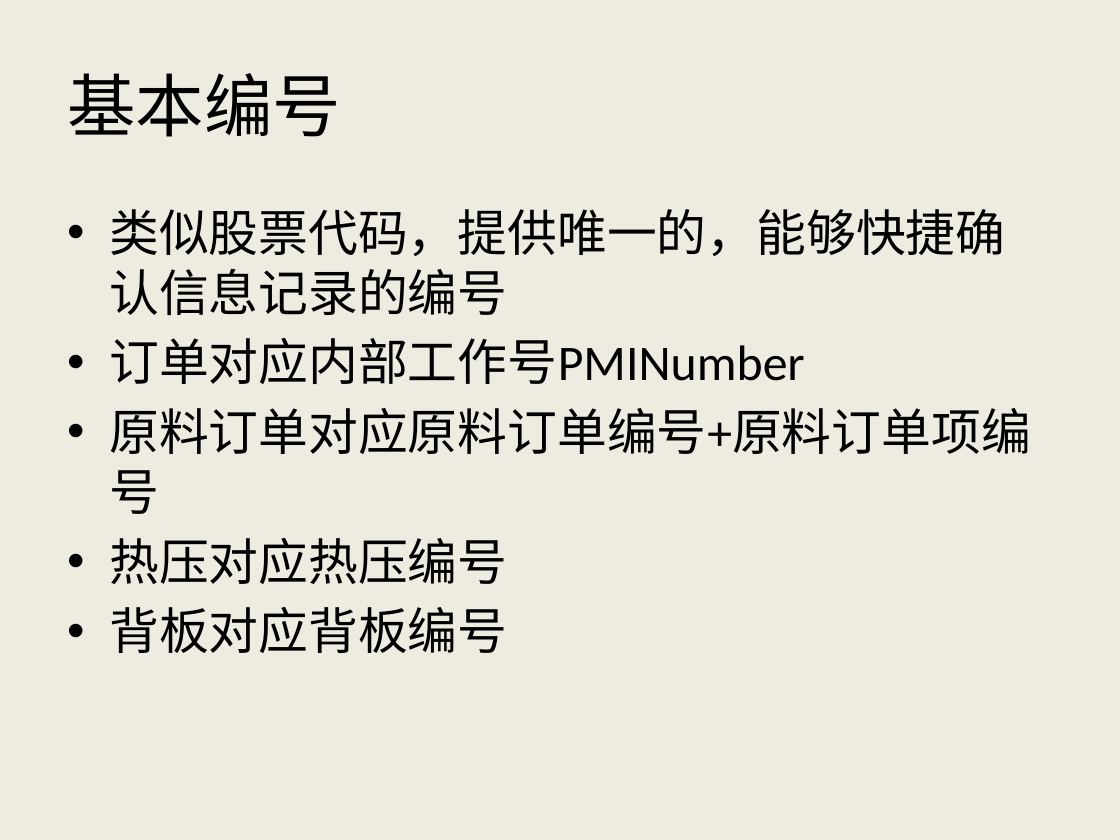
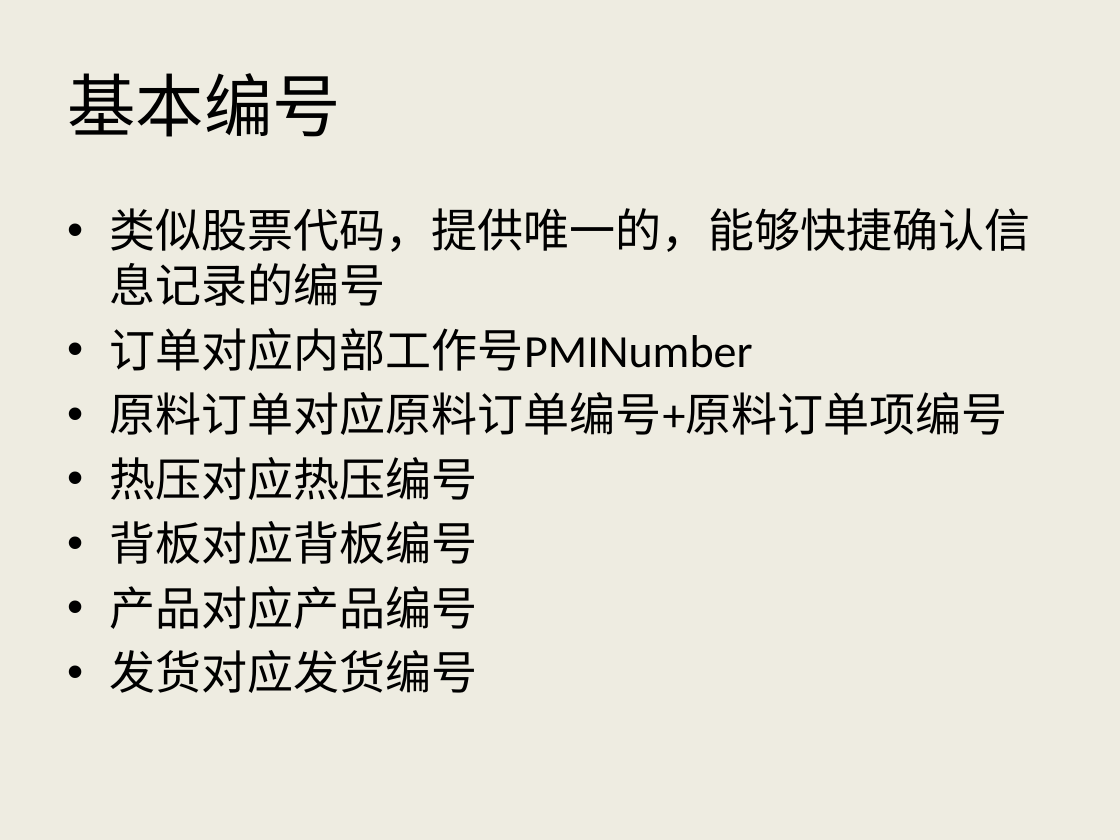
Before and after one commit to AlecSPb/PMS, a slide deck: slide 9 of PMSClient/Resource/Files/pmshelp_ch.pptx (slide 8 before the commit). Drawn at 1120x840 pixels with LibreOffice and Linux fonts; fonts in the diff are those of the drawing. Boxes give left, top, right and bottom in pixels: in the first picture for what was removed or moved away, otherwise in the second. Text is boxed around its words. In the diff, an @@ line names an element or a change of style, - is before the commit and + after.

```diff
--- a/PMSClient/Resource/Files/pmshelp_ch.pptx
+++ b/PMSClient/Resource/Files/pmshelp_ch.pptx
@@ text at <box>109,208,1030,564</box>: size 32 to 29.6 pt in "类似股票代码，提供唯一的，能够快捷确认信息记录的编号", "订单对应内部工作号PMINumber", "原料订单对应原料订单编号+原料订单项编号", "热压对应热压编号" and 1 more places @@
@@ text at <box>109,586,477,693</box>: paragraphs added @@
+• 产品对应产品编号
+• 发货对应发货编号
```
Also in this commit, not shown: 2 other slides changed, 1 slide added, 2 other files.
